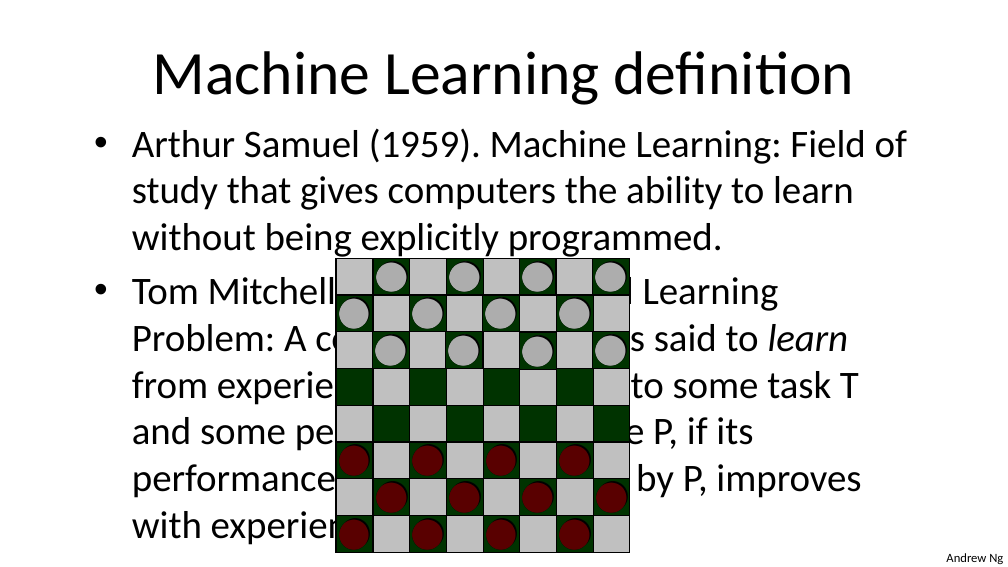
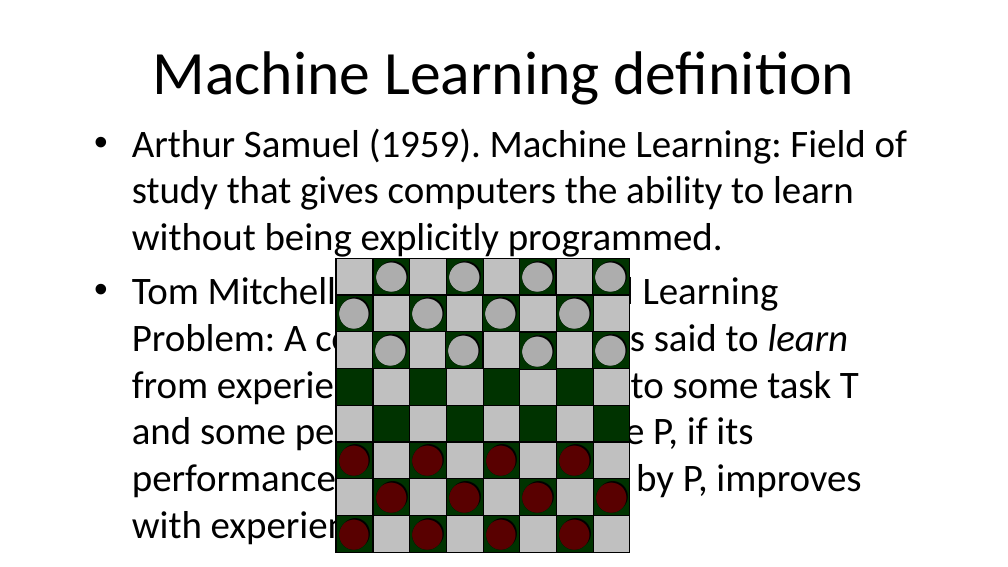
Before and after one commit to lvpythonds/Meetings, a slide deck: slide 3 of Meetup_1/Intro_To_ML.pptx (slide 9 before the commit). Drawn at 1008x567 pixels with LibreOffice and Linux fonts; fonts in the diff are those of the drawing. Boxes give left, top, right and bottom in pixels: in the first picture for what was removed or moved away, otherwise in the second. Text is boxed around its words. In the diff, an @@ line names an element or a change of style, - is before the commit and + after.

Commit message:
more learning materials

```diff
--- a/Meetup_1/Intro_To_ML.pptx
+++ b/Meetup_1/Intro_To_ML.pptx
@@ rectangle added at [940, 552, 1008, 567], fill #FFFFFF @@
@@ text removed at [946, 553, 1003, 564] @@
-Andrew Ng
```
Also in this commit, not shown: 13 other slides changed, 1 slide added, 14 slides removed, 3 other files.
